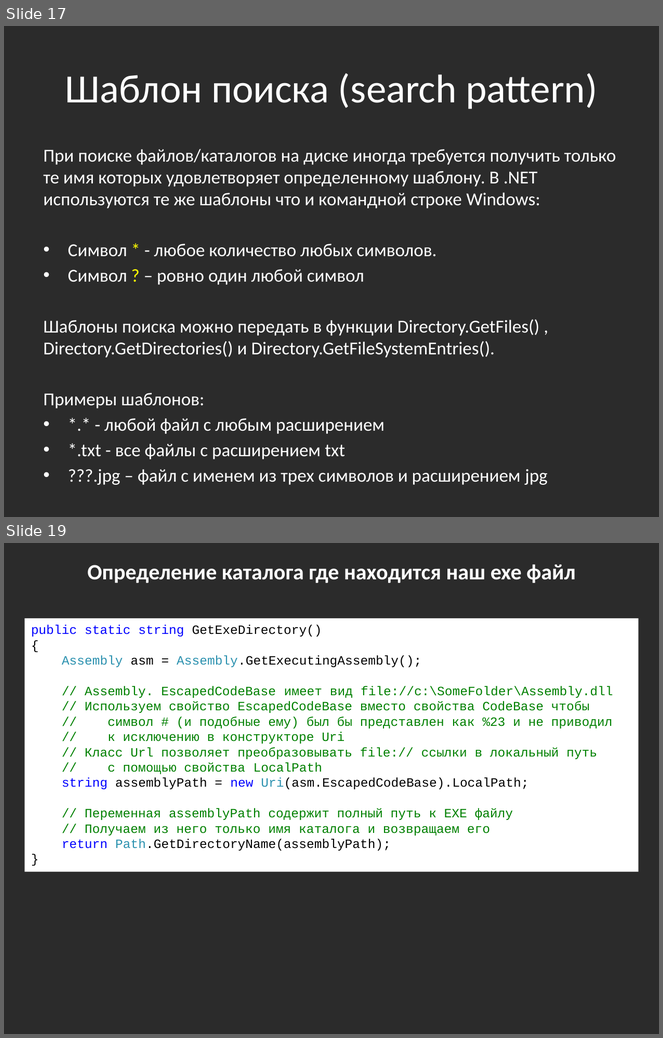
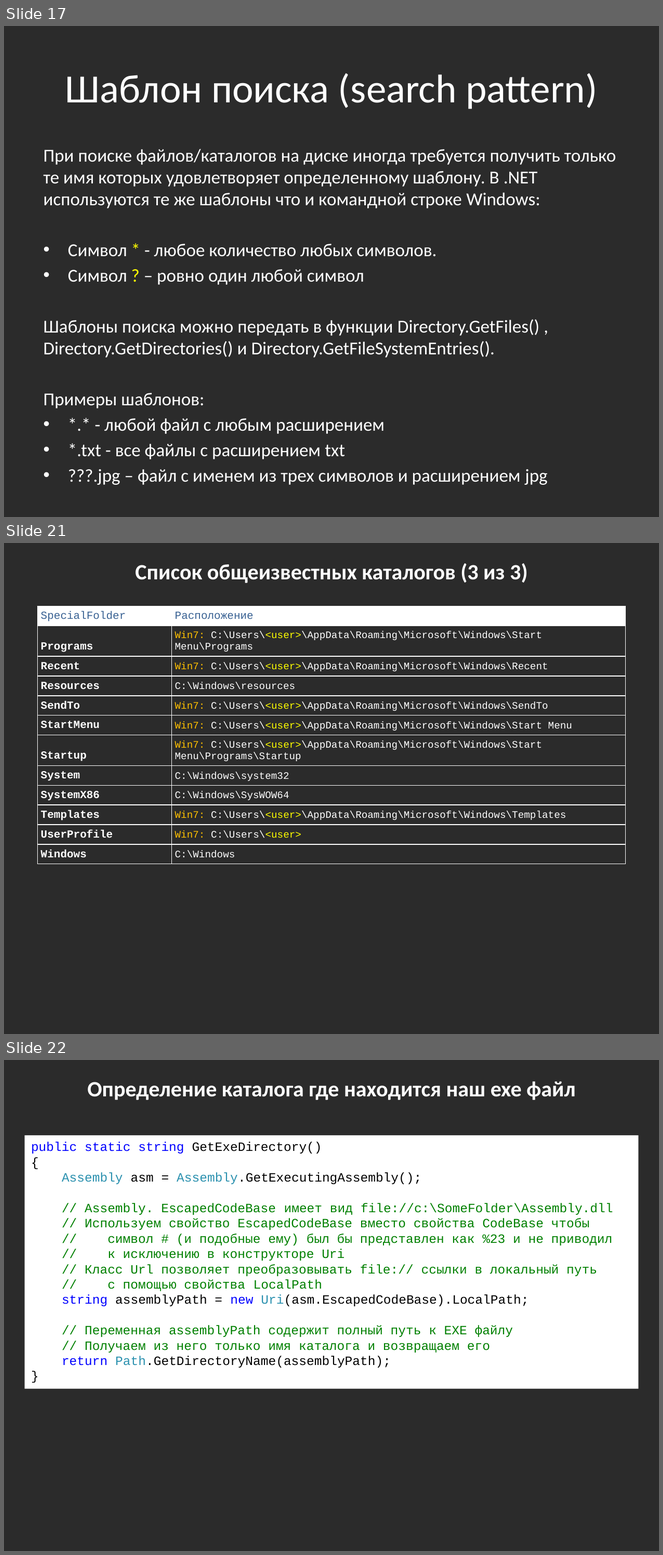
Before and after one commit to bazile/Training, a slide deck: Presentation/lesson-04-io.pptx. Shown one above the other, each under a label of ours: slides 17 and 19 before the commit, slides 17, 21 and 22 after it; the slides between them are not shown. The pictures are 663x1038 and 663x1555 pixels, drawn with LibreOffice and Linux fonts; fonts in the diff are those of the drawing; background and template pictures are left out; a plain dark background stands for a picture behind light text. Boxes give left, top, right and bottom in pixels: in the first picture for what was removed or moved away, otherwise in the second. Text is boxed around its words. In the diff, an @@ line names an element or a change of style, - is before the commit and + after.

```diff
--- a/Presentation/lesson-04-io.pptx
+++ b/Presentation/lesson-04-io.pptx
@@ slide 21 added at [4,543,659,1034], background picture (left out) @@
@@ text added at [135,563,528,583], 24 pt, text #FFFFFF, bold @@
+Список общеизвестных каталогов (3 из 3)
@@ table added at [37,606,626,860], 12 rows, 2 columns @@
+SpecialFolder | Расположение
+Programs | Win7: C:\Users\<user>\AppData\Roaming\Microsoft\Windows\Start Menu\Programs
+Recent | Win7: C:\Users\<user>\AppData\Roaming\Microsoft\Windows\Recent
+Resources | C:\Windows\resources
+SendTo | Win7: C:\Users\<user>\AppData\Roaming\Microsoft\Windows\SendTo
+StartMenu | Win7: C:\Users\<user>\AppData\Roaming\Microsoft\Windows\Start Menu
+Startup | Win7: C:\Users\<user>\AppData\Roaming\Microsoft\Windows\Start Menu\Programs\Startup
+System | C:\Windows\system32
+SystemX86 | C:\Windows\SysWOW64
+Templates | Win7: C:\Users\<user>\AppData\Roaming\Microsoft\Windows\Templates
+UserProfile | Win7: C:\Users\<user>
+Windows | C:\Windows
@@ what was slide 19 is now slide 22 @@
```
Also in this commit, not shown: 1 slide changed, 2 other slides added, 1 other file.
